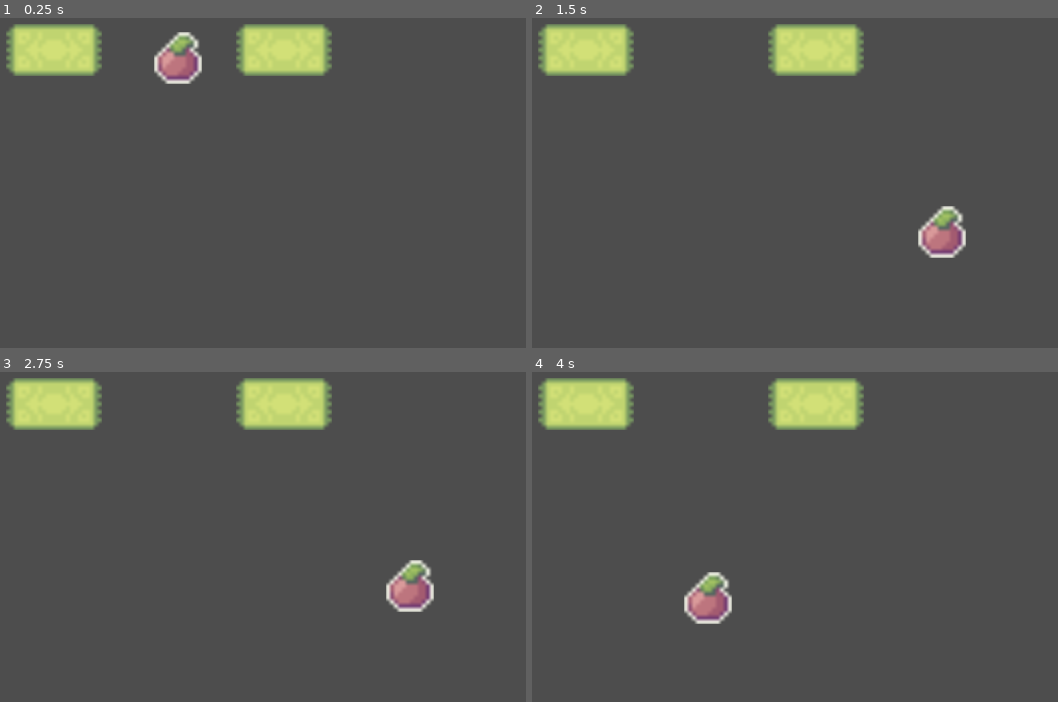
Above: before the commit, frames 1-4 (two rows, left to right).
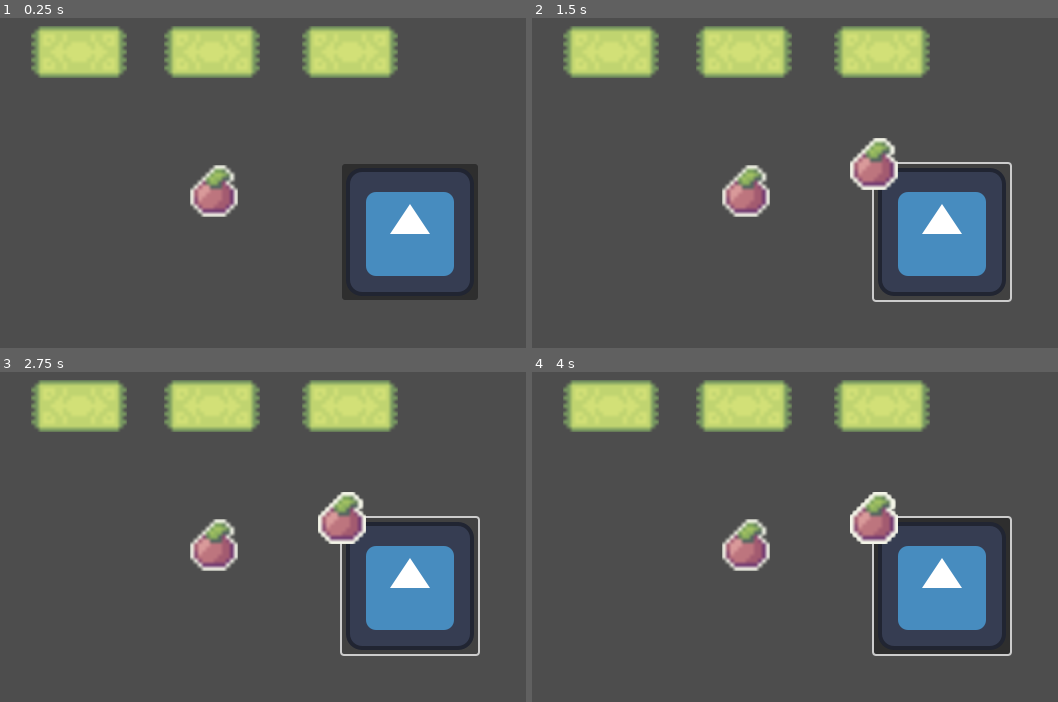
Above: after the commit, the same moments.

Repository: andrewcrisp/shelfsortinggame
Game: Godot game, scene res://scenes/play_scene.tscn
Two runs of this game, one before a commit and one after it. Both use one fixed random seed, a clock stepped at 60 frames per second and the inputs below. The engine's default icon, where the game draws it, is replaced by a stand-in: a white triangle on a blue panel in a dark square.
Inputs (mouse positions are in pixels of both pictures, inside the frame that each line leads up to):
- Up to frame 1 (0.25 s): no input
- Up to frame 2 (1.5 s): click (942, 232) at 0.52 s; click (942, 232) at 1.27 s
- Up to frame 3 (2.75 s): click (410, 586) at 2.02 s
- Up to frame 4 (4 s): tap Enter at 2.75 s; move the mouse to (979, 550) at 2.77 s; click (979, 550) at 2.85 s; tap Space at 3.5 s; move the mouse to (705, 596) at 3.52 s; click (705, 596) at 3.6 s

The runs differ from the first frame. In frame 1, 17% of the frame differs, in the area x 1-91%, y 1-86%; in frame 2, 17%; in frame 3, 17%; in frame 4, 19%, in the area x 1-92%, y 1-87%.

Commit message:
Add spawner button

Diff:
--- a/scenes/play_scene.tscn
+++ b/scenes/play_scene.tscn
@@ -1,20 +1,24 @@
-[gd_scene load_steps=4 format=3 uid="uid://botafqrb248p7"]
+[gd_scene load_steps=5 format=3 uid="uid://botafqrb248p7"]
 
 [ext_resource type="Script" uid="uid://colio1la8bs1b" path="res://scenes/shelf.gd" id="1_que2y"]
 [ext_resource type="PackedScene" uid="uid://dkbqxgkjy5dog" path="res://scenes/shelf.tscn" id="1_wklqy"]
 [ext_resource type="PackedScene" uid="uid://chndlco7bn2xu" path="res://scenes/sortable_item.tscn" id="2_que2y"]
+[ext_resource type="PackedScene" uid="uid://duxdyd7lkrwli" path="res://scenes/spawner.tscn" id="4_kdvgv"]
 
-[node name="PlayScene" type="Node2D"]
+[node name="Level" type="Node2D"]
 script = ExtResource("1_que2y")
 
 [node name="Shelf" parent="." instance=ExtResource("1_wklqy")]
-position = Vector2(70, 70)
-scale = Vector2(4, 4)
+position = Vector2(95, 72)
+
+[node name="SortableItem" parent="." instance=ExtResource("2_que2y")]
+position = Vector2(230, 211)
 
 [node name="Shelf2" parent="." instance=ExtResource("1_wklqy")]
-position = Vector2(300, 70)
-scale = Vector2(4, 4)
+position = Vector2(228, 72)
 
-[node name="SortableItem" parent="." instance=ExtResource("2_que2y")]
-position = Vector2(194, 78)
-scale = Vector2(4, 4)
+[node name="Shelf3" parent="." instance=ExtResource("1_wklqy")]
+position = Vector2(366, 72)
+
+[node name="Spawner" parent="." instance=ExtResource("4_kdvgv")]
+position = Vector2(358, 184)
--- a/scenes/shelf.tscn
+++ b/scenes/shelf.tscn
@@ -7,6 +7,7 @@
 size = Vector2(26, 16)
 
 [node name="Shelf" type="Node2D"]
+scale = Vector2(4, 4)
 script = ExtResource("1_xj574")
 
 [node name="Sprite2D" type="Sprite2D" parent="."]
--- a/scenes/sortable_item.tscn
+++ b/scenes/sortable_item.tscn
@@ -7,6 +7,7 @@
 size = Vector2(14, 16)
 
 [node name="SortableItem" type="Node2D"]
+scale = Vector2(4, 4)
 script = ExtResource("1_du2eh")
 
 [node name="Sprite2D" type="Sprite2D" parent="."]
@@ -21,3 +22,5 @@
 
 [connection signal="area_entered" from="Area2D" to="." method="_on_area_2d_area_entered"]
 [connection signal="area_exited" from="Area2D" to="." method="_on_area_2d_area_exited"]
+[connection signal="mouse_entered" from="Area2D" to="." method="_on_area_2d_mouse_entered"]
+[connection signal="mouse_exited" from="Area2D" to="." method="_on_area_2d_mouse_exited"]
--- /dev/null
+++ b/scenes/spawner.gd
@@ -0,0 +1,14 @@
+extends Node2D
+var sortable
+var level
+
+func _on_button_pressed() -> void:
+	SpawnNewSortable()
+
+func SpawnNewSortable():
+	var newsortable = sortable.instantiate()
+	newsortable.position = global_position
+	get_tree().get_root().get_node("Level").add_child(newsortable)
+
+func _on_ready() -> void:
+	sortable = preload("res://scenes/sortable_item.tscn")
--- /dev/null
+++ b/scenes/spawner.tscn
@@ -0,0 +1,15 @@
+[gd_scene load_steps=3 format=3 uid="uid://duxdyd7lkrwli"]
+
+[ext_resource type="Script" uid="uid://crn68i10e35wb" path="res://scenes/spawner.gd" id="1_ik2nu"]
+[ext_resource type="Texture2D" uid="uid://bt57js8rdnjok" path="res://icon.svg" id="2_tx2ig"]
+
+[node name="Spawner" type="Node2D"]
+script = ExtResource("1_ik2nu")
+
+[node name="Button" type="Button" parent="."]
+offset_right = 8.0
+offset_bottom = 8.0
+icon = ExtResource("2_tx2ig")
+
+[connection signal="ready" from="." to="." method="_on_ready"]
+[connection signal="pressed" from="Button" to="." method="_on_button_pressed"]
--- a/scripts/sortable_item.gd
+++ b/scripts/sortable_item.gd
@@ -1,6 +1,7 @@
 extends Node2D
 
 var isFollowingMouse = false
+var grabable = false
 var target = Vector2.ZERO
 var speed = 5
 var velocity
@@ -36,10 +37,19 @@
 
 
 func grab():
-	isFollowingMouse = true
+	if grabable:
+		isFollowingMouse = true
 
 func _on_area_2d_area_entered(area: Area2D) -> void:
 	hoveringArea = area
 
 func _on_area_2d_area_exited(_area: Area2D) -> void:
 	hoveringArea = null
+
+
+func _on_area_2d_mouse_entered() -> void:
+	grabable = true
+
+
+func _on_area_2d_mouse_exited() -> void:
+	grabable = false
Not shown, added: scenes/spawner.gd.uid
